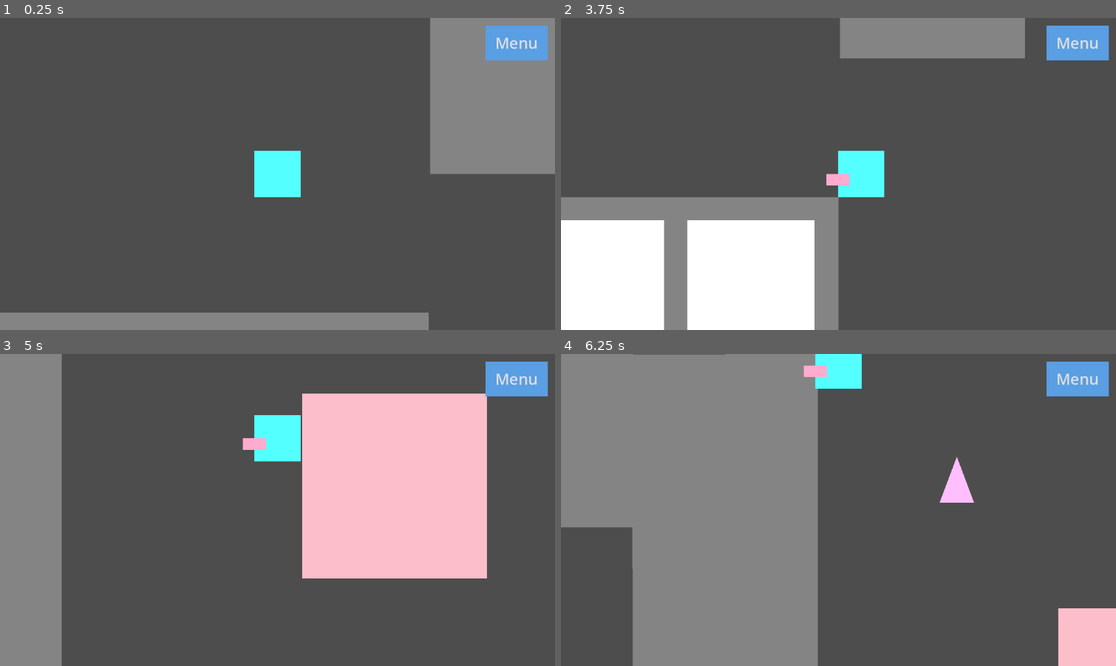
Above: before the commit, frames 1-4 (two rows, left to right).
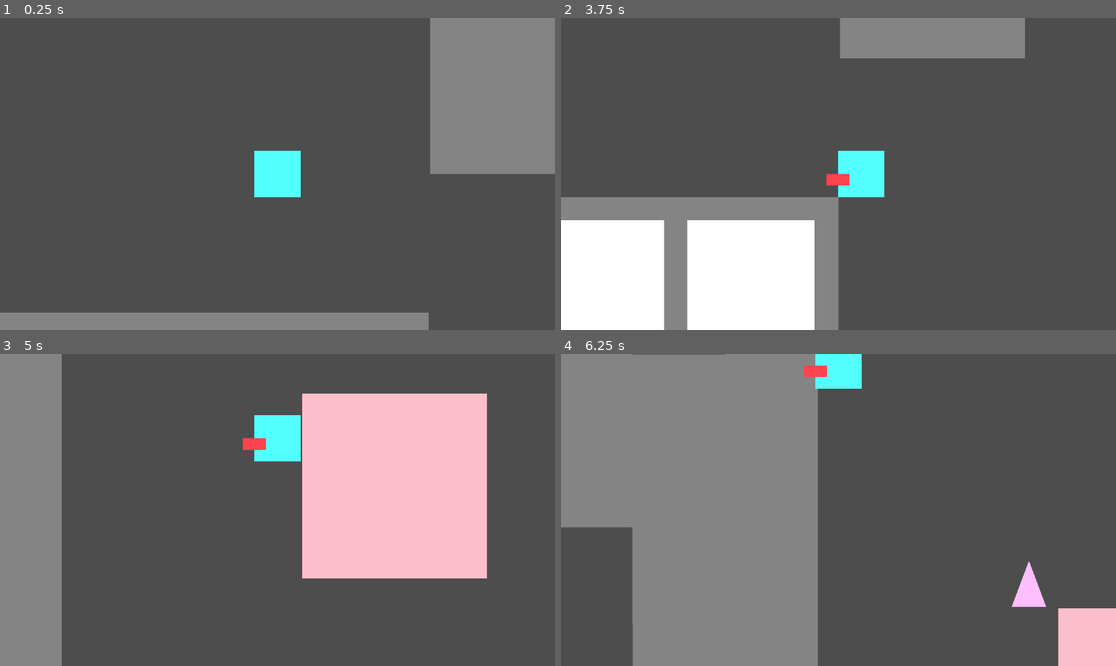
Above: after the commit, the same moments.

Repository: 127333hwy/ONYX-studio
Game: Godot game, scene res://prototype.tscn
The game is run twice, just before and just after one commit, with the same random seed, the same clock (stepped at 60 frames per second) and the same inputs.
Inputs (mouse positions are in pixels of both pictures, inside the frame that each line leads up to):
- Up to frame 1 (0.25 s): no input
- Up to frame 2 (3.75 s): click (1077, 42) at 0.5 s, where only the run before the commit has a clickable "Menu"; click (838, 139) at 1.25 s, where only the run before the commit has a clickable "Resume"; tap Enter at 2 s; hold Right (move_right) 2.03-2.78 s; tap E (interact) at 2.1, 2.85, 3.6 s; hold Down (move_down) 2.78-3.53 s; hold Right (move_right) from 3.53 s (still down)
- Up to frame 3 (5 s): release Right (move_right) at 4.28 s; hold W (move_up) from 4.28 s (still down); tap E (interact) at 4.35 s
- Up to frame 4 (6.25 s): release W (move_up) at 5.03 s; hold Left (move_left) from 5.03 s (still down); tap E (interact) at 5.1, 5.85 s

The runs differ from the first frame. In frame 1, 1.3% of the frame differs, in the area x 87-99%, y 2-14%; in frame 2, 1.4%; in frame 3, 1.4%; in frame 4, 2.4%, in the area x 43-99%, y 2-82%.

Commit message:
fixed ingredients

Diff:
--- a/project.godot
+++ b/project.godot
@@ -16,7 +16,7 @@
 
 config/name="ONYX Project"
 run/main_scene="res://prototype.tscn"
-config/features=PackedStringArray("4.3", "Forward Plus")
+config/features=PackedStringArray("4.6", "Forward Plus")
 config/icon="res://icon.svg"
 
 [input]
--- a/prototype.tscn
+++ b/prototype.tscn
@@ -1,14 +1,17 @@
-[gd_scene load_steps=16 format=3 uid="uid://bowthejlbql7e"]
+[gd_scene format=3 uid="uid://bowthejlbql7e"]
 
 [ext_resource type="PackedScene" uid="uid://c7dpq6e8hyk78" path="res://table.tscn" id="1_72gul"]
 [ext_resource type="PackedScene" uid="uid://qex813hye4h5" path="res://player.tscn" id="1_vmgys"]
 [ext_resource type="PackedScene" uid="uid://cgtwv07q80ihg" path="res://worldboundries.tscn" id="2_8ftn4"]
 [ext_resource type="PackedScene" uid="uid://dnrdknmq77i7a" path="res://pickup.tscn" id="2_883nb"]
-[ext_resource type="Script" path="res://customer_spawner.gd" id="3_uu44d"]
-[ext_resource type="Script" path="res://KitchenDoor.gd" id="3_w6r6j"]
+[ext_resource type="Script" uid="uid://b51woqxxuo3me" path="res://customer_spawner.gd" id="3_uu44d"]
+[ext_resource type="Script" uid="uid://7g3guyxbku3i" path="res://KitchenDoor.gd" id="3_w6r6j"]
 [ext_resource type="PackedScene" uid="uid://qsr0kovdhi5u" path="res://customer.tscn" id="4_a2g17"]
+[ext_resource type="PackedScene" uid="uid://ce4jmslr8mb7v" path="res://lettuce.tscn" id="6_vm637"]
+[ext_resource type="PackedScene" uid="uid://d1axh0eib7r6q" path="res://fish.tscn" id="7_h681u"]
+[ext_resource type="PackedScene" uid="uid://bn2rlgbt7v75y" path="res://meat.tscn" id="8_67dyb"]
 [ext_resource type="PackedScene" uid="uid://bveq4i1y5dtdf" path="res://pause_menu.tscn" id="8_hwjwa"]
-[ext_resource type="Script" path="res://open_pause_button.gd" id="8_ji23w"]
+[ext_resource type="Script" uid="uid://c5jbkvsoy8upj" path="res://open_pause_button.gd" id="8_ji23w"]
 
 [sub_resource type="RectangleShape2D" id="RectangleShape2D_udnpg"]
 size = Vector2(21.9677, 1403.56)
@@ -30,40 +33,40 @@
 Button/styles/normal = SubResource("StyleBoxFlat_5crrw")
 Button/styles/pressed = SubResource("StyleBoxFlat_b7xfc")
 
-[node name="prototype" type="Node2D"]
+[node name="prototype" type="Node2D" unique_id=312770606]
 position = Vector2(1.60001, 0.120216)
 
-[node name="kitchen" type="Node" parent="."]
-
-[node name="Polygon2D2" type="Polygon2D" parent="kitchen"]
+[node name="kitchen" type="Node" parent="." unique_id=945399968]
+
+[node name="Polygon2D2" type="Polygon2D" parent="kitchen" unique_id=2023779680]
 position = Vector2(103.188, 0.120209)
 scale = Vector2(0.813258, 1.5)
 color = Color(0.519163, 0.519161, 0.519162, 1)
 polygon = PackedVector2Array(89.5315, -0.0801392, 89.5315, 79.9199, 318.956, 80, 544, 80, 544, 0)
 
-[node name="Polygon2D5" type="Polygon2D" parent="kitchen"]
+[node name="Polygon2D5" type="Polygon2D" parent="kitchen" unique_id=1937786123]
 position = Vector2(25.6, 528.12)
 scale = Vector2(0.954082, 1.5)
 color = Color(0.519163, 0.519161, 0.519162, 1)
 polygon = PackedVector2Array(91.2086, 0, 91.2086, 80, 318.956, 80, 544, 80, 544, 0)
 
-[node name="Polygon2D3" type="Polygon2D" parent="kitchen"]
+[node name="Polygon2D3" type="Polygon2D" parent="kitchen" unique_id=1464638831]
 position = Vector2(1.33314, 762.523)
 rotation = -1.56944
 scale = Vector2(1.2342, 1.40043)
 color = Color(0.519163, 0.519161, 0.519162, 1)
 polygon = PackedVector2Array(92.7871, -1.06287, 92.7739, 38.6346, 92.863, 79.642, 315.794, 78.6026, 544.269, 78.2849, 544.163, -1.69046)
 
-[node name="Polygon2D4" type="Polygon2D" parent="kitchen"]
+[node name="Polygon2D4" type="Polygon2D" parent="kitchen" unique_id=230763768]
 position = Vector2(673.61, -91.8621)
 rotation = 1.56819
 scale = Vector2(0.9569, 1.60898)
 color = Color(0.519163, 0.519161, 0.519162, 1)
 polygon = PackedVector2Array(96, 0, 96, 80, 318.956, 80, 547.233, 80.4076, 547.581, 0.854095)
 
-[node name="StaticBody2D" type="StaticBody2D" parent="kitchen"]
-
-[node name="FoodCounter" type="CollisionPolygon2D" parent="kitchen/StaticBody2D"]
+[node name="StaticBody2D" type="StaticBody2D" parent="kitchen" unique_id=1381498635]
+
+[node name="FoodCounter" type="CollisionPolygon2D" parent="kitchen/StaticBody2D" unique_id=553097530]
 z_index = 1
 z_as_relative = false
 y_sort_enabled = true
@@ -71,129 +74,139 @@
 scale = Vector2(0.913755, 1)
 polygon = PackedVector2Array(105.061, -8, 647.876, -8, 647.876, 424, 507.795, 424, 507.795, 120, 105.061, 120)
 
-[node name="CollisionPolygon2D3" type="CollisionPolygon2D" parent="kitchen/StaticBody2D"]
+[node name="CollisionPolygon2D3" type="CollisionPolygon2D" parent="kitchen/StaticBody2D" unique_id=1730544162]
 z_index = 1
 position = Vector2(1.60001, 24.1202)
 polygon = PackedVector2Array(110.4, 503.88, 544, 504, 544, 624, 110.4, 623.88)
 
-[node name="CollisionPolygon2D2" type="CollisionPolygon2D" parent="kitchen/StaticBody2D"]
+[node name="CollisionPolygon2D2" type="CollisionPolygon2D" parent="kitchen/StaticBody2D" unique_id=231112998]
 z_index = 1
 position = Vector2(4.76837e-07, -77.9259)
 scale = Vector2(1.03571, 1.41074)
 polygon = PackedVector2Array(-2.19534e-13, 117.616, 108.138, 117.616, 108.138, 514.57, 4.76837e-07, 514.57)
 
-[node name="CustomerSpawner" type="Node2D" parent="."]
+[node name="CustomerSpawner" type="Node2D" parent="." unique_id=1372498706]
 position = Vector2(750.4, 31.8798)
 script = ExtResource("3_uu44d")
 customer_scene = ExtResource("4_a2g17")
 
-[node name="SpawnPoint" type="Marker2D" parent="."]
+[node name="SpawnPoint" type="Marker2D" parent="." unique_id=1482022754]
 position = Vector2(750.4, 31.8798)
 
-[node name="Tables" type="Node" parent="."]
-
-[node name="Table" parent="Tables" groups=["tables"] instance=ExtResource("1_72gul")]
+[node name="Tables" type="Node" parent="." unique_id=964793945]
+
+[node name="Table" parent="Tables" unique_id=1201750853 groups=["tables"] instance=ExtResource("1_72gul")]
 position = Vector2(896, 232)
 
-[node name="Table2" parent="Tables" groups=["tables"] instance=ExtResource("1_72gul")]
+[node name="Table2" parent="Tables" unique_id=1259740916 groups=["tables"] instance=ExtResource("1_72gul")]
 position = Vector2(1184, 232)
 
-[node name="Table3" parent="Tables" groups=["tables"] instance=ExtResource("1_72gul")]
+[node name="Table3" parent="Tables" unique_id=859281013 groups=["tables"] instance=ExtResource("1_72gul")]
 position = Vector2(896, 448)
 
-[node name="Table4" parent="Tables" groups=["tables"] instance=ExtResource("1_72gul")]
+[node name="Table4" parent="Tables" unique_id=1311126151 groups=["tables"] instance=ExtResource("1_72gul")]
 position = Vector2(1184, 448)
 
-[node name="Timer" type="Timer" parent="."]
+[node name="Timer" type="Timer" parent="." unique_id=1532601920]
 wait_time = 5.0
 autostart = true
 
-[node name="Worldboundries" parent="." instance=ExtResource("2_8ftn4")]
+[node name="Worldboundries" parent="." unique_id=1896839399 instance=ExtResource("2_8ftn4")]
 position = Vector2(-1.60001, -0.120216)
 
-[node name="CollisionShape2D" type="CollisionShape2D" parent="Worldboundries"]
+[node name="CollisionShape2D" type="CollisionShape2D" parent="Worldboundries" unique_id=587058475]
 position = Vector2(-9.60001, 335.88)
 scale = Vector2(0.728342, 1.00315)
 shape = SubResource("RectangleShape2D_udnpg")
 
-[node name="CollisionShape2D2" type="CollisionShape2D" parent="Worldboundries"]
+[node name="CollisionShape2D2" type="CollisionShape2D" parent="Worldboundries" unique_id=1697680570]
 position = Vector2(1406.4, 311.88)
 scale = Vector2(0.728342, 1.00315)
 shape = SubResource("RectangleShape2D_udnpg")
 
-[node name="CollisionShape2D3" type="CollisionShape2D" parent="Worldboundries"]
+[node name="CollisionShape2D3" type="CollisionShape2D" parent="Worldboundries" unique_id=85074307]
 position = Vector2(694.404, 656.94)
 rotation = 1.5708
 scale = Vector2(0.728342, 1.00315)
 shape = SubResource("RectangleShape2D_udnpg")
 
-[node name="CollisionShape2D4" type="CollisionShape2D" parent="Worldboundries"]
+[node name="CollisionShape2D4" type="CollisionShape2D" parent="Worldboundries" unique_id=1636682641]
 position = Vector2(704, -16)
 rotation = 1.5708
 scale = Vector2(0.728342, 1.00315)
 shape = SubResource("RectangleShape2D_udnpg")
 
-[node name="Ingredients" type="Node" parent="."]
-
-[node name="Polygon2D" type="Polygon2D" parent="Ingredients"]
-polygon = PackedVector2Array(528, 544, 440, 544, 440, 632, 528, 632)
-
-[node name="Polygon2D2" type="Polygon2D" parent="Ingredients"]
+[node name="Ingredients" type="Node" parent="." unique_id=1954472456]
+
+[node name="Polygon2D" type="Polygon2D" parent="Ingredients" unique_id=1634673628]
+polygon = PackedVector2Array(528, 544, 440, 544, 440, 632, 528, 632)
+
+[node name="Polygon2D2" type="Polygon2D" parent="Ingredients" unique_id=1271673408]
 position = Vector2(-104, 0)
 polygon = PackedVector2Array(528, 544, 440, 544, 440, 632, 528, 632)
 
-[node name="Polygon2D3" type="Polygon2D" parent="Ingredients"]
+[node name="Polygon2D3" type="Polygon2D" parent="Ingredients" unique_id=1257996557]
 position = Vector2(-208, 0)
 polygon = PackedVector2Array(528, 544, 440, 544, 440, 632, 528, 632)
 
-[node name="Polygon2D4" type="Polygon2D" parent="Ingredients"]
+[node name="Polygon2D4" type="Polygon2D" parent="Ingredients" unique_id=256359670]
 position = Vector2(-312, 0)
 polygon = PackedVector2Array(528, 544, 440, 544, 440, 632, 528, 632)
 
-[node name="Pickup" parent="." instance=ExtResource("2_883nb")]
-position = Vector2(478.4, 543.88)
-
-[node name="KitchenDoor" type="Area2D" parent="."]
+[node name="Rice" parent="." unique_id=1737419949 instance=ExtResource("2_883nb")]
+position = Vector2(150.4, 543.87976)
+
+[node name="Lettuce" parent="." unique_id=1296981649 instance=ExtResource("6_vm637")]
+position = Vector2(254.4, 543.87976)
+
+[node name="Fish" parent="." unique_id=58067886 instance=ExtResource("7_h681u")]
+position = Vector2(358.4, 543.87976)
+
+[node name="Meat" parent="." unique_id=925776338 instance=ExtResource("8_67dyb")]
+position = Vector2(462.39996, 575.87976)
+
+[node name="KitchenDoor" type="Area2D" parent="." unique_id=359344627]
 position = Vector2(86.4, -88.1202)
 script = ExtResource("3_w6r6j")
 
-[node name="Polygon2D" type="Polygon2D" parent="KitchenDoor"]
+[node name="Polygon2D" type="Polygon2D" parent="KitchenDoor" unique_id=428208214]
 position = Vector2(-88, 88.6073)
 scale = Vector2(0.425912, 5.05156)
 polygon = PackedVector2Array(2.04359e-07, 18.8235, 150.857, 18.8235, 150.857, 1.40246e-08, -1.60001, -0.120216)
 
-[node name="CollisionShape2D" type="CollisionShape2D" parent="KitchenDoor"]
+[node name="CollisionShape2D" type="CollisionShape2D" parent="KitchenDoor" unique_id=650182119]
 position = Vector2(-56, 130)
 scale = Vector2(0.425912, 4.65882)
 shape = SubResource("RectangleShape2D_f3uba")
 
-[node name="CharacterBody2D" parent="." instance=ExtResource("1_vmgys")]
+[node name="CharacterBody2D" parent="." unique_id=314055338 instance=ExtResource("1_vmgys")]
 z_index = 10
 position = Vector2(-193.6, 95.8798)
 
-[node name="Stoves" type="Node" parent="."]
-
-[node name="Polygon2D" type="Polygon2D" parent="Stoves"]
+[node name="Stoves" type="Node" parent="." unique_id=168284156]
+
+[node name="Polygon2D" type="Polygon2D" parent="Stoves" unique_id=2104514312]
 position = Vector2(-424, -288)
 scale = Vector2(1, 1.27273)
 color = Color(1, 0.638627, 0.130735, 1)
 polygon = PackedVector2Array(528, 544, 432, 544, 432, 632, 528, 632)
 
-[node name="Polygon2D2" type="Polygon2D" parent="Stoves"]
+[node name="Polygon2D2" type="Polygon2D" parent="Stoves" unique_id=1623386128]
 position = Vector2(-424, -416)
 scale = Vector2(1, 1.27273)
 color = Color(1, 0.639216, 0.129412, 1)
 polygon = PackedVector2Array(528, 544, 432, 544, 432, 632, 528, 632)
 
-[node name="Polygon2D3" type="Polygon2D" parent="Stoves"]
+[node name="Polygon2D3" type="Polygon2D" parent="Stoves" unique_id=879820731]
 position = Vector2(-424, -544)
 scale = Vector2(1, 1.27273)
 color = Color(1, 0.639216, 0.129412, 1)
 polygon = PackedVector2Array(528, 544, 432, 544, 432, 632, 528, 632)
 
-[node name="CanvasLayer" type="CanvasLayer" parent="."]
-
-[node name="OpenPauseButton" type="Button" parent="CanvasLayer"]
+[node name="CanvasLayer" type="CanvasLayer" parent="." unique_id=571367083]
+visible = false
+
+[node name="OpenPauseButton" type="Button" parent="CanvasLayer" unique_id=1155060376]
 process_mode = 3
 anchors_preset = 1
 anchor_left = 1.0
@@ -208,7 +221,7 @@
 "
 script = ExtResource("8_ji23w")
 
-[node name="PauseMenu" parent="CanvasLayer" instance=ExtResource("8_hwjwa")]
+[node name="PauseMenu" parent="CanvasLayer" unique_id=694331799 instance=ExtResource("8_hwjwa")]
 
 [connection signal="timeout" from="Timer" to="CustomerSpawner" method="_on_timer_timeout"]
 [connection signal="body_entered" from="KitchenDoor" to="KitchenDoor" method="_on_body_entered"]
Not shown, added: BackyardDoor.gd.uid
Not shown, added: KitchenDoor.gd.uid
Not shown, added: button.gd.uid
Not shown, added: customer.gd.uid
Not shown, added: customer_spawner.gd.uid
Not shown, added: open_pause_button.gd.uid
Not shown, added: pause_menu.gd.uid
Not shown, added: table.gd.uid
